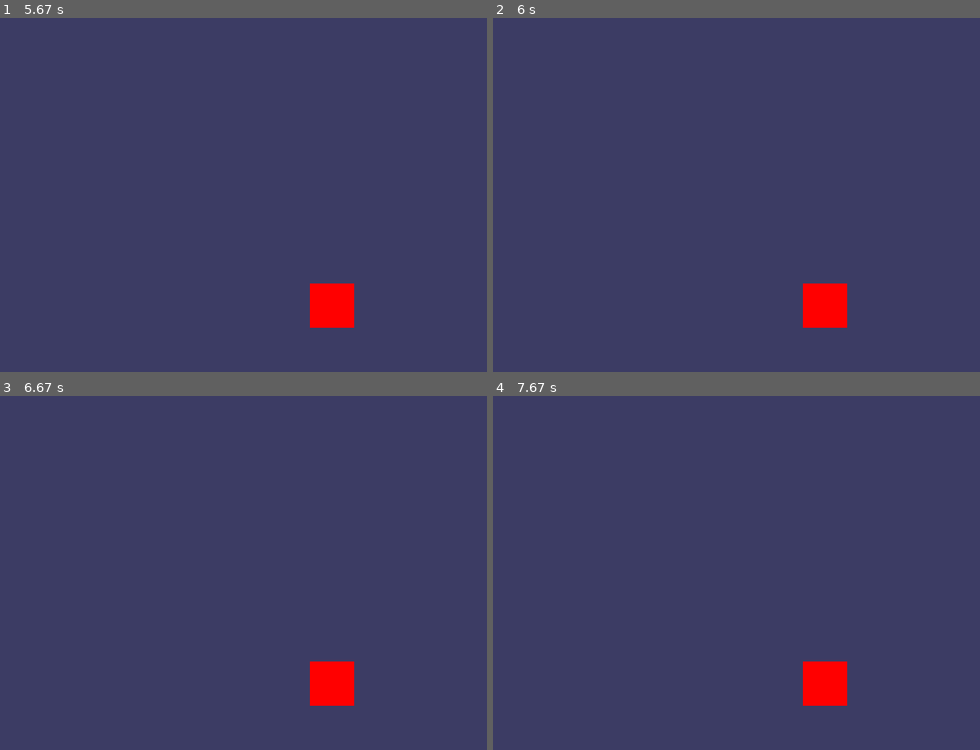
Above: before the commit, frames 1-4 (two rows, left to right).
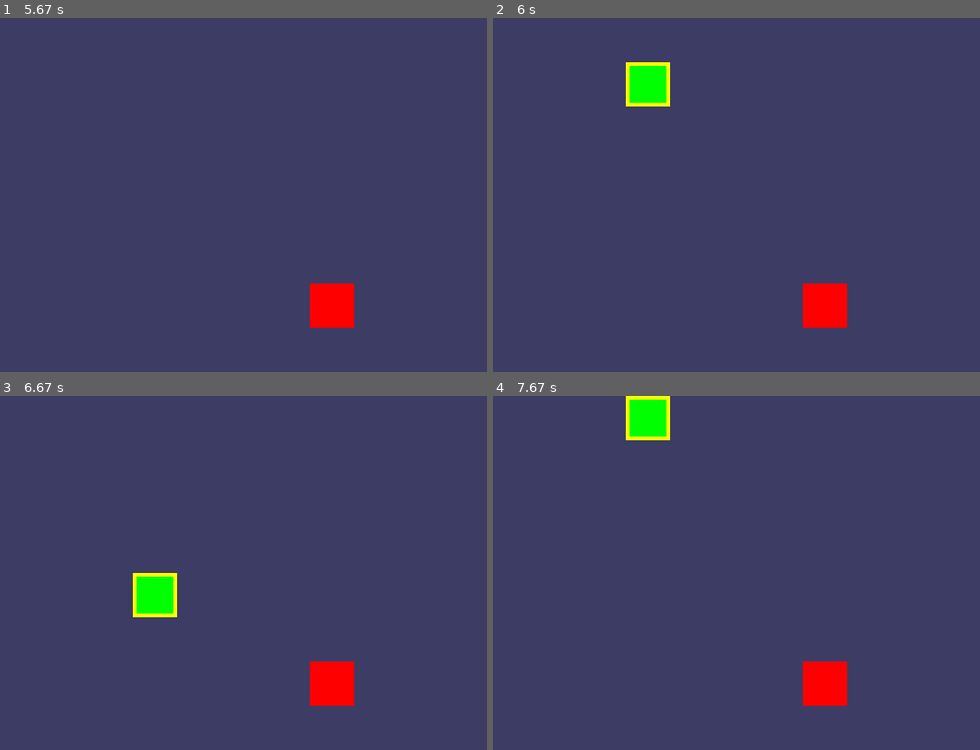
Above: after the commit, the same moments.

Repository: WhatsHub/gametest
Game: pygame game, started from snakeMain.py
Same seed, same stepped clock (60 frames per second), same inputs: the game is played once before the commit and once after it.
Inputs:
- Up to frame 1 (5.67 s): hold Right 0.33-0.8 s; hold Up 0.83-1.3 s; hold Left 1.83-2.37 s; hold Down 2.4-2.87 s; hold Left 5.07-5.53 s
- Up to frame 2 (6 s): no input
- Up to frame 3 (6.67 s): no input
- Up to frame 4 (7.67 s): no input

Frame 1 is identical in both runs. In frame 2, 1.1% of the frame differs, in the area x 27-37%, y 12-25%; in frame 3, 1.1%; in frame 4, 1.1%.

Commit message:
fixes the hidden snake outside the field

Diff:
--- a/snakeMain.py
+++ b/snakeMain.py
@@ -45,6 +45,12 @@
 # initial direction of the head
 direction = RIGHT
 
+def snakeoutside():
+    if snake[0][0] > 655 or snake[0][0] < 5:
+        return True
+    if snake[0][1] > 475 or snake[0][1] < 5:
+        return True
+    return False
 
 # True if the two directions dir1 and dir2 are opposite
 def opposite(dir1, dir2):
@@ -140,22 +146,22 @@
         if event.type == QUIT or (event.type == KEYUP and event.key == K_ESCAPE):
             pygame.quit()
             sys.exit()
-        elif event.type == KEYUP and event.key == K_RIGHT:
+        elif event.type == KEYUP and event.key == K_RIGHT and not snakeoutside():
             if inputQueue.full():
                 inputQueue.queue.clear()
             else:
                 inputQueue.put(RIGHT)
-        elif event.type == KEYUP and event.key == K_LEFT:
+        elif event.type == KEYUP and event.key == K_LEFT and not snakeoutside():
             if inputQueue.full():
                 inputQueue.queue.clear()
             else:
                 inputQueue.put(LEFT)
-        elif event.type == KEYUP and event.key == K_DOWN:
+        elif event.type == KEYUP and event.key == K_DOWN and not snakeoutside():
             if inputQueue.full():
                 inputQueue.queue.clear()
             else:
                 inputQueue.put(DOWN)
-        elif event.type == KEYUP and event.key == K_UP:
+        elif event.type == KEYUP and event.key == K_UP and not snakeoutside():
             if inputQueue.full():
                 inputQueue.queue.clear()
             else:
